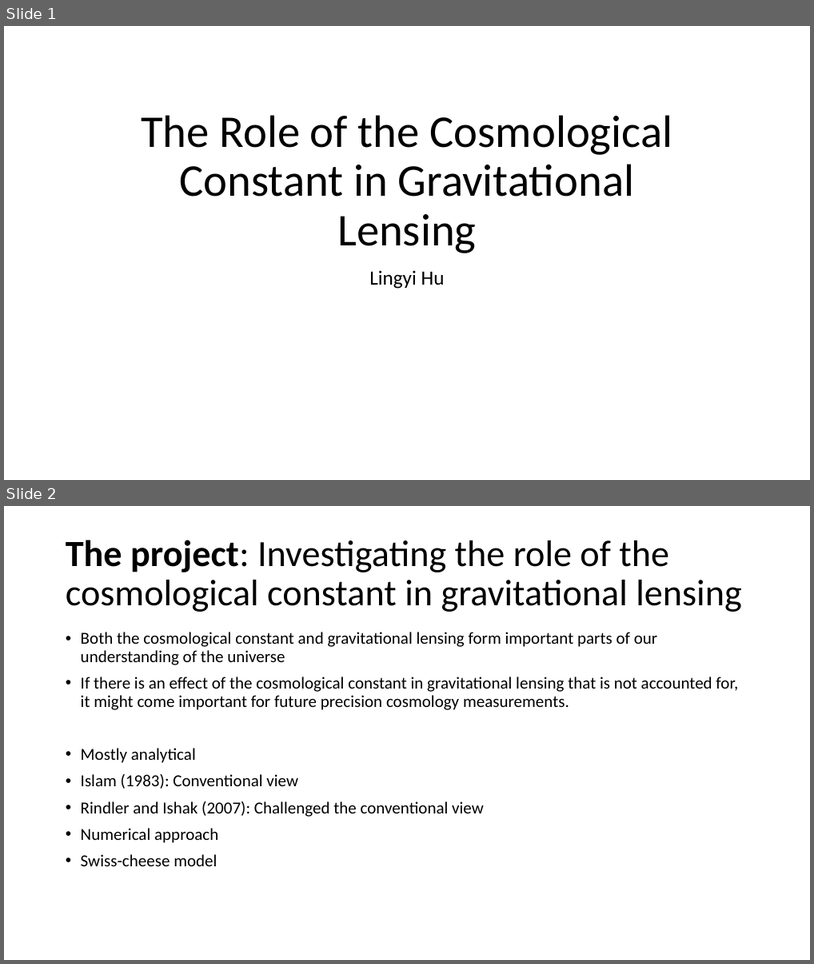
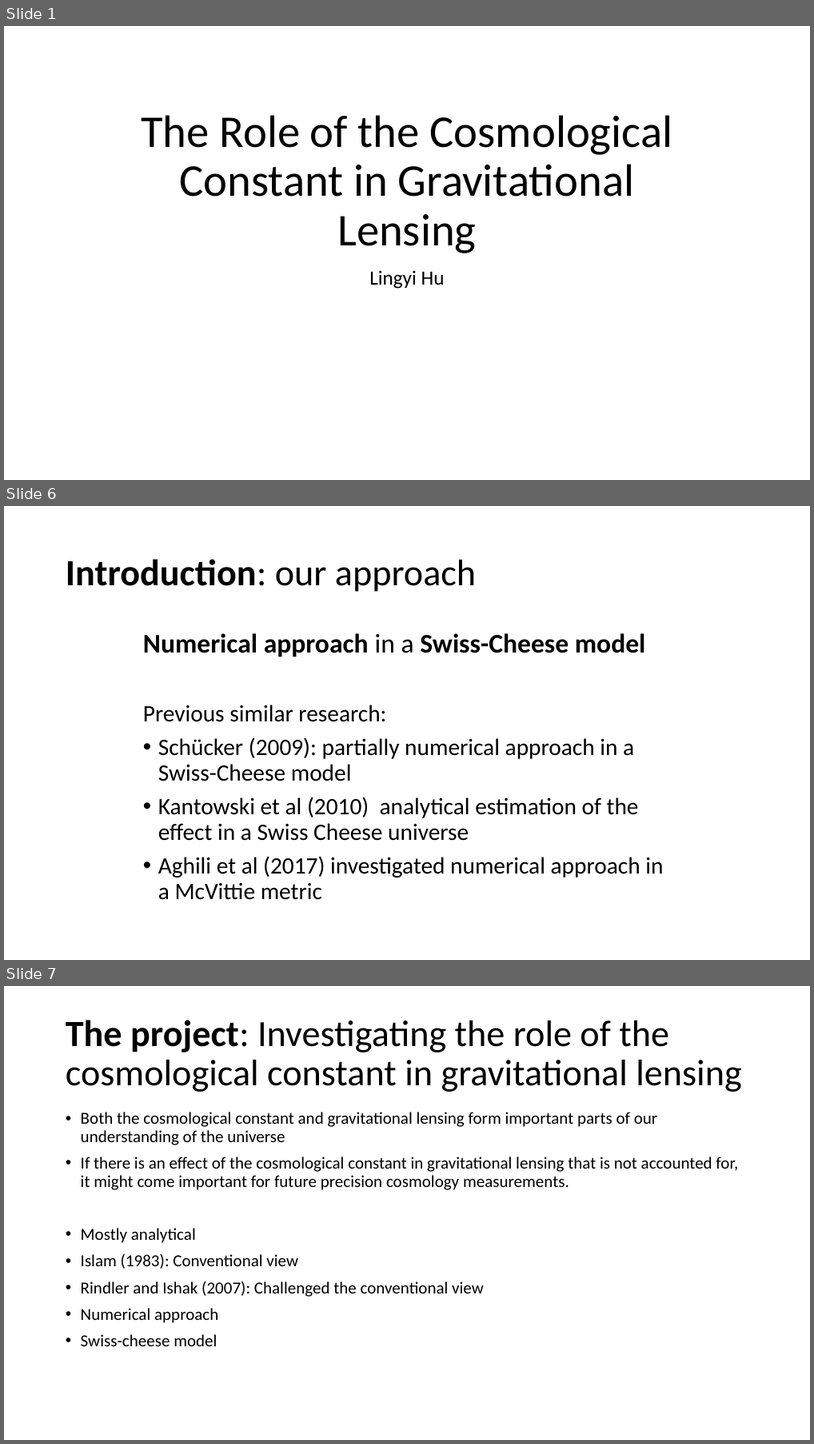
Before and after one commit to lingxz/lightbending, a slide deck: presentation2.pptx. Shown one above the other, each under a label of ours: slides 1 and 2 before the commit, slides 1, 6 and 7 after it; the slides between them are not shown. The pictures are 814x964 and 814x1444 pixels, drawn with LibreOffice and Linux fonts; fonts in the diff are those of the drawing. Boxes give left, top, right and bottom in pixels: in the first picture for what was removed or moved away, otherwise in the second. Text is boxed around its words. In the diff, an @@ line names an element or a change of style, - is before the commit and + after.

```diff
--- a/presentation2.pptx
+++ b/presentation2.pptx
@@ slide 6 added at [4, 506, 810, 960], background #FFFFFF @@
@@ title added at [66, 559, 476, 592], 44 pt, text #000000, bold @@
+Introduction: our approach
@@ text added at [143, 633, 663, 900], 28 pt, text #000000 @@
+Numerical approach in a Swiss-Cheese model
+Previous similar research:
+• Schücker (2009): partially numerical approach in a Swiss-Cheese model
+• Kantowski et al (2010) analytical estimation of the effect in a Swiss Cheese universe
+• Aghili et al (2017) investigated numerical approach in a McVittie metric
@@ what was slide 2 is now slide 7 @@
```
Also in this commit, not shown: 9 slides changed, 12 other slides added, 6 slides removed, 36 other files.
